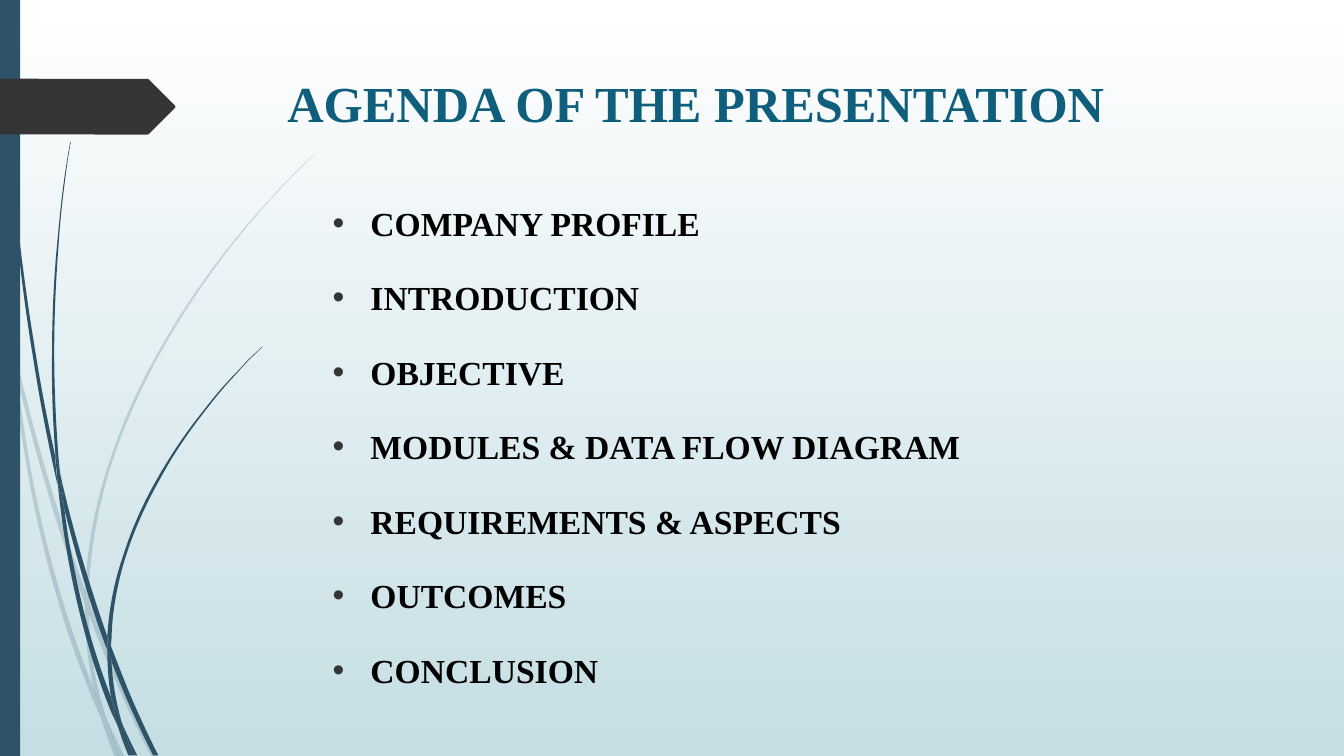
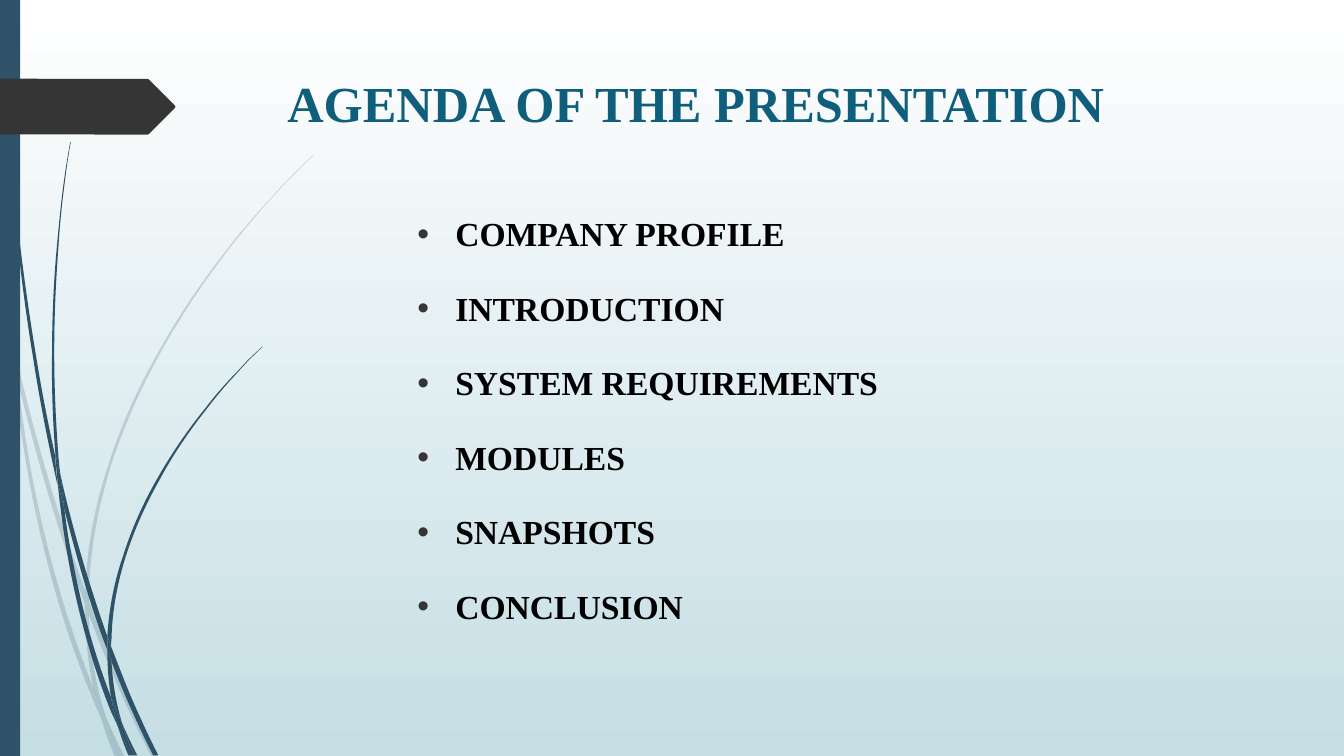
Before and after one commit to Harshith5S/VDP_Solutions, a slide deck: slide 3 of presentation.pptx (slide 2 before the commit). Drawn at 1344x756 pixels with LibreOffice and Linux fonts; fonts in the diff are those of the drawing. Boxes give left, top, right and bottom in pixels: in the first picture for what was removed or moved away, otherwise in the second. Text is boxed around its words. In the diff, an @@ line names an element or a change of style, - is before the commit and + after.

```diff
--- a/presentation.pptx
+++ b/presentation.pptx
@@ text "COMPANY PROFILE": place and size @@
-text "COMPANY PROFILE" at (370, 213, 960, 684)
+text "COMPANY PROFILE" at (455, 223, 878, 620)
@@ text at (455, 372, 878, 545): text changed @@
-• OBJECTIVE
-• MODULES & DATA FLOW DIAGRAM
-• REQUIREMENTS & ASPECTS
-• OUTCOMES
+• SYSTEM REQUIREMENTS
+• MODULES
+• SNAPSHOTS
```
Also in this commit, not shown: 6 other slides changed, 8 slides added, 6 slides removed.
